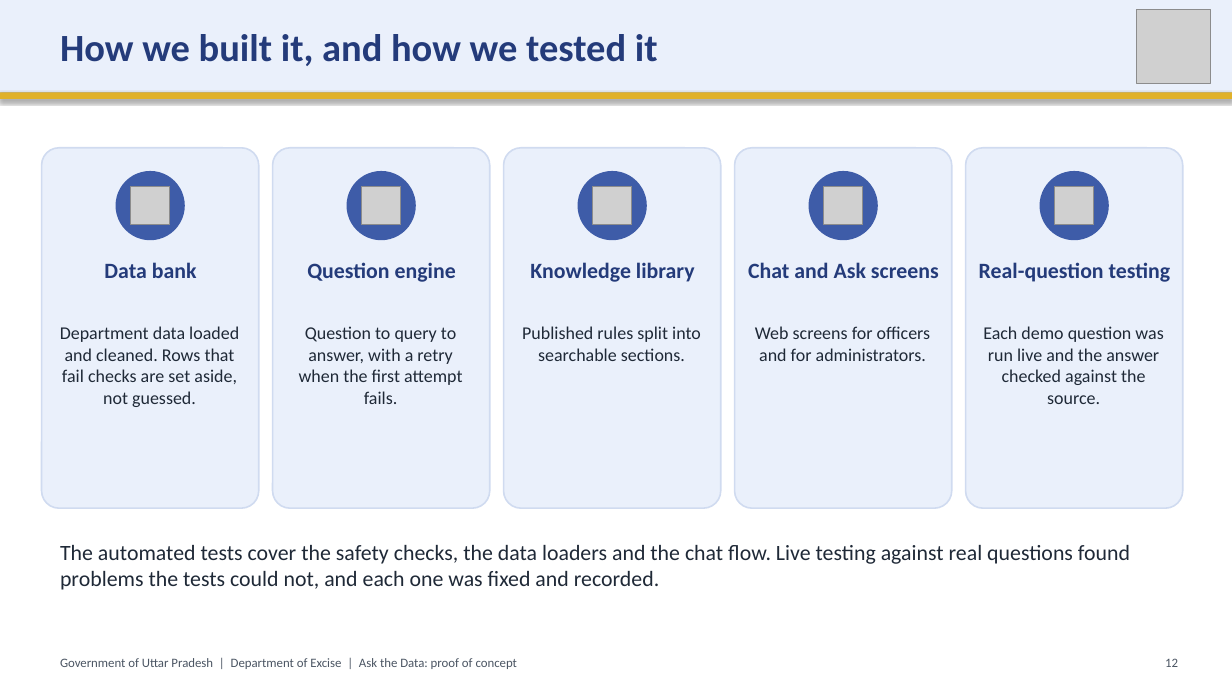
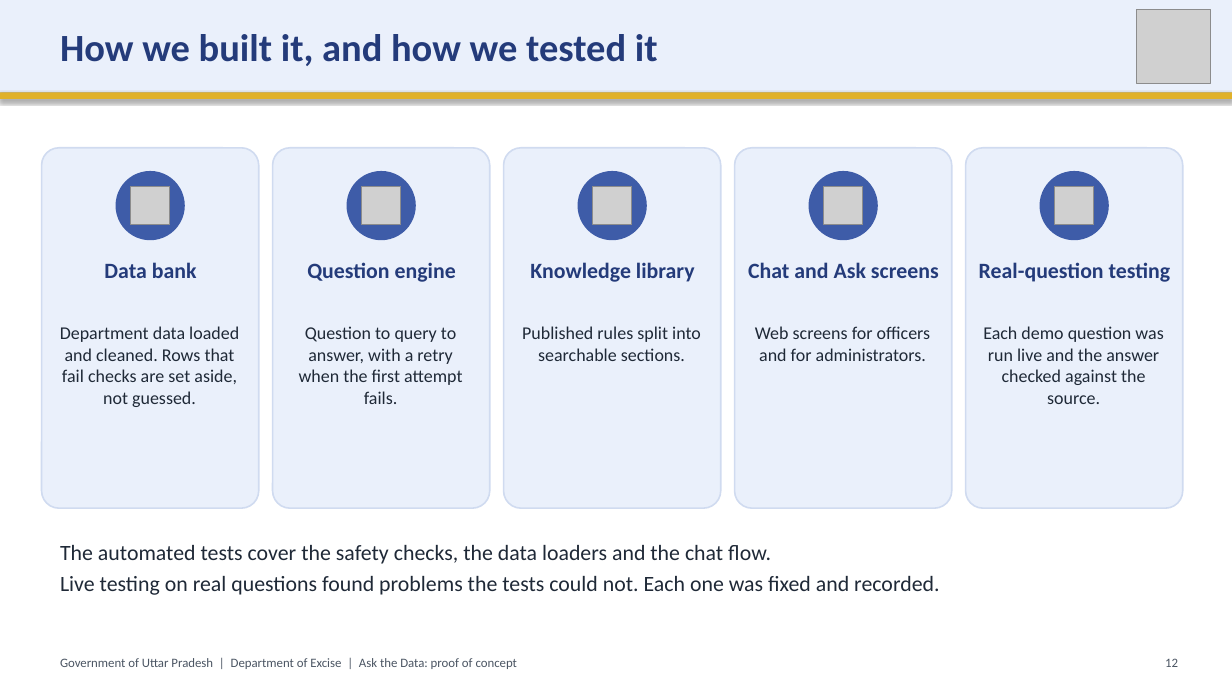
Before and after one commit to SubhanRaj/excise-mcp-dashboard, a slide deck: slide 12 of deck/UP-Excise-Ask-the-Data-Demo.pptx. Drawn at 1232x693 pixels with LibreOffice and Linux fonts; fonts in the diff are those of the drawing; grey boxes stand for pictures. Boxes give left, top, right and bottom in pixels: in the first picture for what was removed or moved away, otherwise in the second. Text is boxed around its words. In the diff, an @@ line names an element or a change of style, - is before the commit and + after.

```diff
--- a/deck/UP-Excise-Ask-the-Data-Demo.pptx
+++ b/deck/UP-Excise-Ask-the-Data-Demo.pptx
@@ text at (x1=60, y1=545, x2=939, y2=595): text changed @@
-The automated tests cover the safety checks, the data loaders and the chat flow. Live testing against real questions found problems the tests could not, and each one was fixed and recorded.
+The automated tests cover the safety checks, the data loaders and the chat flow.
+Live testing on real questions found problems the tests could not. Each one was fixed and recorded.
```
Also in this commit, not shown: 7 other slides changed, 4 other files.
